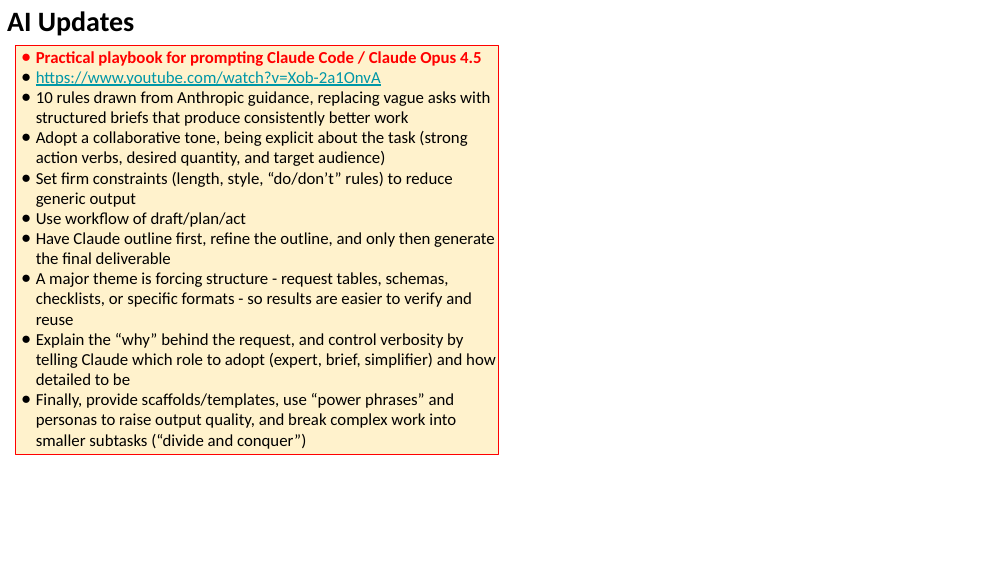
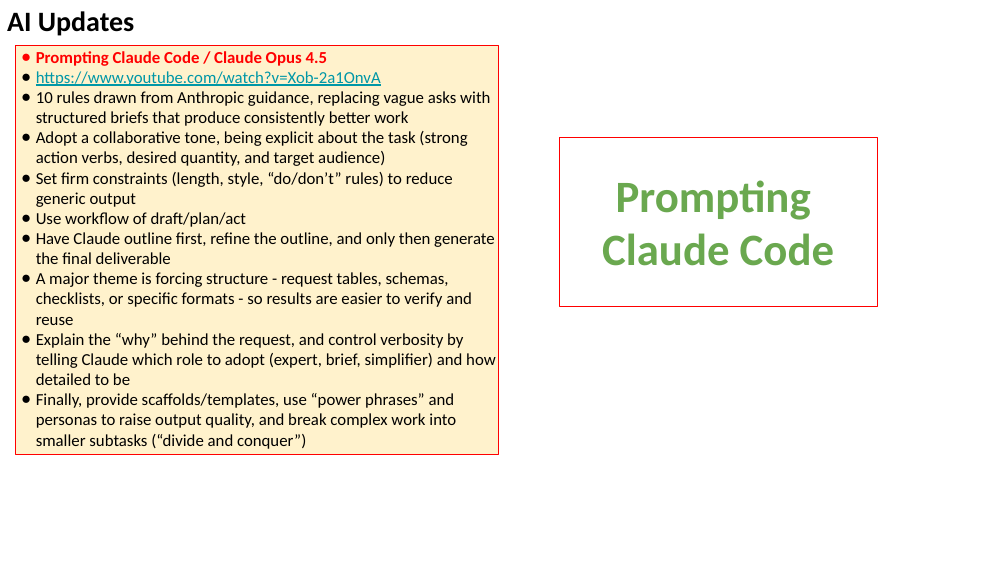
Before and after one commit to lselector/seminar, a slide deck: slide 16 of 2025/2025-12-19-AI-Updates.pptx. Drawn at 1008x567 pixels with LibreOffice and Linux fonts; fonts in the diff are those of the drawing. Boxes give left, top, right and bottom in pixels: in the first picture for what was removed or moved away, otherwise in the second. Text is boxed around its words. In the diff, an @@ line names an element or a change of style, - is before the commit and + after.

```diff
--- a/2025/2025-12-19-AI-Updates.pptx
+++ b/2025/2025-12-19-AI-Updates.pptx
@@ text in rectangle at bbox=[36, 51, 327, 66]: text changed @@
-● Practical playbook for prompting Claude Code / Claude Opus 4.5
+● Prompting Claude Code / Claude Opus 4.5
@@ rectangle added at bbox=[559, 137, 878, 306], fill #FFFFFF, outline #FF0000 0.75 pt, 32 pt, text #6AA84F, bold @@
+Prompting
+Claude Code
```
Also in this commit, not shown: 13 other slides changed, 1 slide added.
